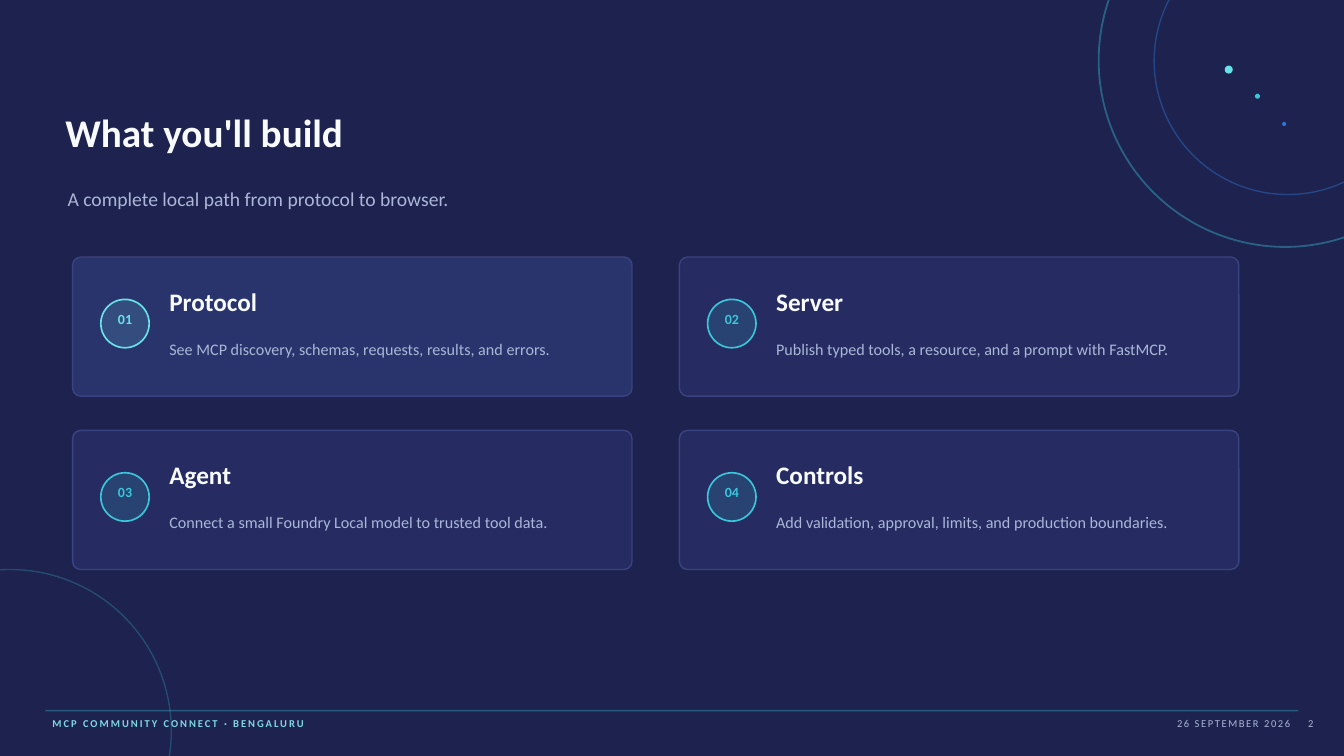
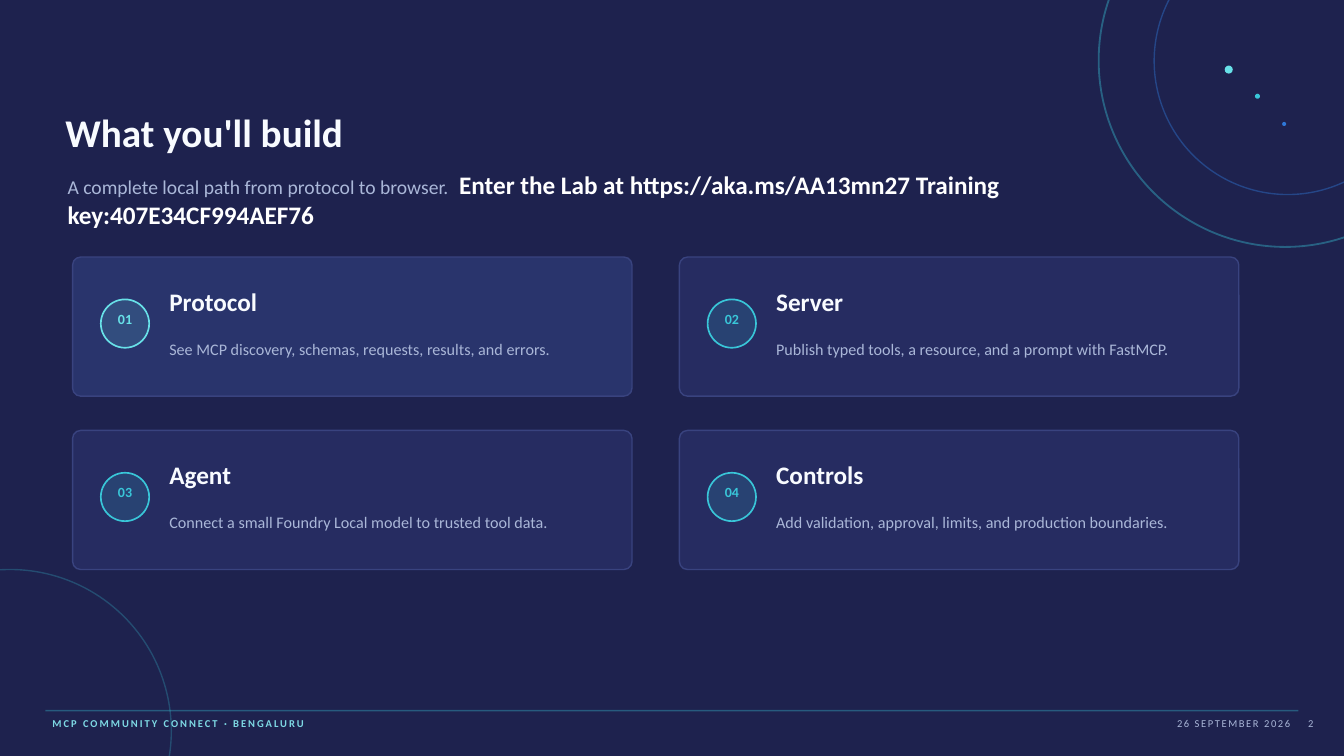
Before and after one commit to GlobalAICommunity/mcp-fl-workshop, a slide deck: slide 2 of docs/Presentation/MCP_Community_Connect_HoL_MCP.pptx. Drawn at 1344x756 pixels with LibreOffice and Linux fonts; fonts in the diff are those of the drawing. Boxes give left, top, right and bottom in pixels: in the first picture for what was removed or moved away, otherwise in the second. Text is boxed around its words. In the diff, an @@ line names an element or a change of style, - is before the commit and + after.

```diff
--- a/docs/Presentation/MCP_Community_Connect_HoL_MCP.pptx
+++ b/docs/Presentation/MCP_Community_Connect_HoL_MCP.pptx
@@ text at (68, 176, 999, 228): text changed; size 14 to 18 pt; text colour #AAB7D8 to #FFFFFF; bold on @@
-A complete local path from protocol to browser.
+A complete local path from protocol to browser. Enter the Lab at https://aka.ms/AA13mn27 Training key:407E34CF994AEF76
```
Also in this commit, not shown: 4 other slides changed, 2 slides added.
